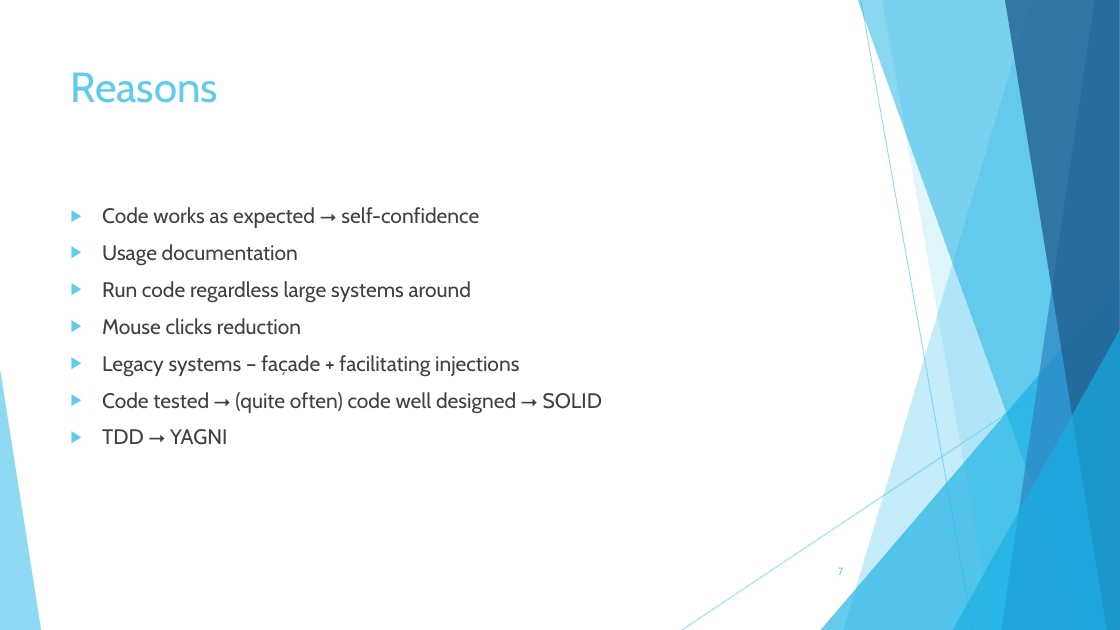
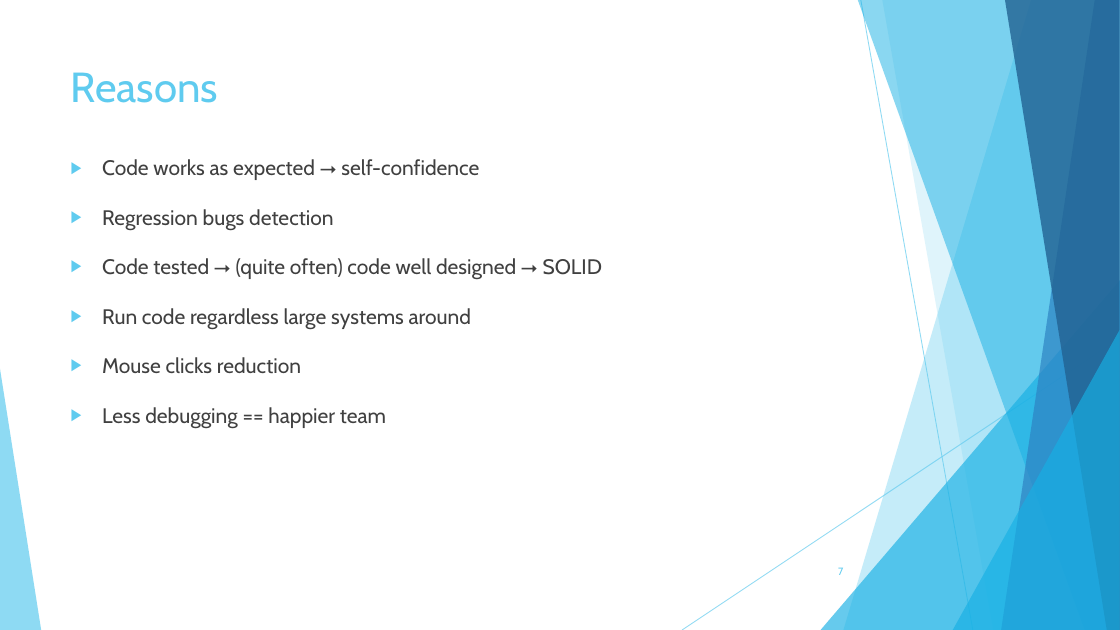
Before and after one commit to szubartm/TddAndBdd.Materials, a slide deck: slide 7 of TDD/Testing in TDD spirit.pptx. Drawn at 1120x630 pixels with LibreOffice and Linux fonts; fonts in the diff are those of the drawing. Boxes give left, top, right and bottom in pixels: in the first picture for what was removed or moved away, otherwise in the second. Text is boxed around its words. In the diff, an @@ line names an element or a change of style, - is before the commit and + after.

Commit message:
Presentation: add testing reasons, compare with BDD

```diff
--- a/TDD/Testing in TDD spirit.pptx
+++ b/TDD/Testing in TDD spirit.pptx
@@ text "Code works as expected ⭢ ...": place and size @@
-text "Code works as expected ⭢ ..." at (102,207,603,445)
+text "Code works as expected ⭢ ..." at (102,159,603,429)
@@ text at (102,159,479,373): line spacing 1 to 1.5 @@
@@ text at (102,209,603,279): text changed @@
-▶ Usage documentation
+▶ Regression bugs detection
+▶ Code tested ⭢ (quite often) code well designed ⭢ SOLID
@@ text at (102,407,386,429): text changed @@
-▶ Legacy systems – façade + facilitating injections
-▶ Code tested ⭢ (quite often) code well designed ⭢ SOLID
-▶ TDD ⭢ YAGNI
+▶ Less debugging == happier team
```
Also in this commit, not shown: 4 other slides changed, 9 slides added.
